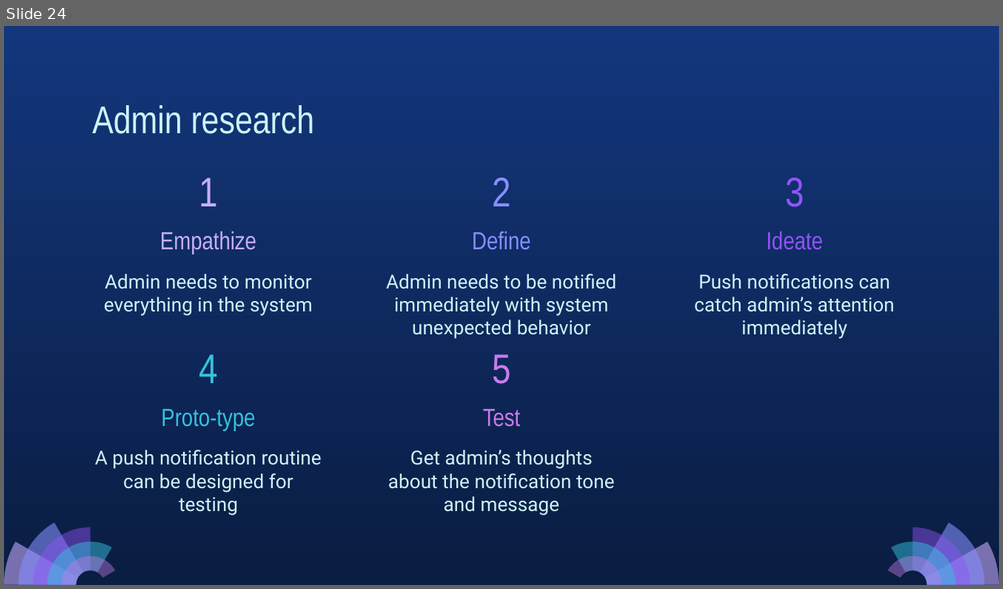
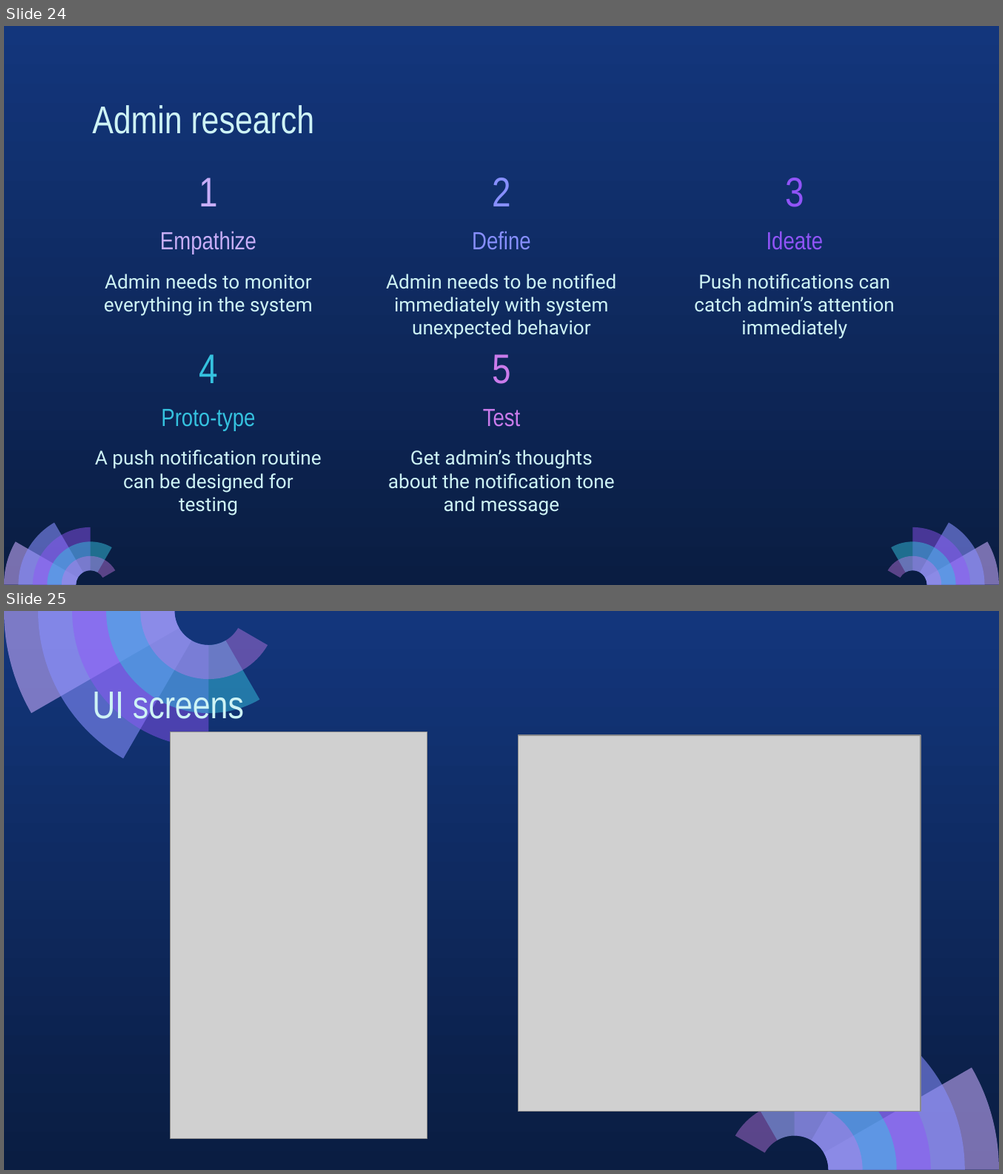
Before and after one commit to Abdullahaml1/cse608-assignments, a slide deck: Assignment_2/Assignment_2_presentation.pptx. Shown one above the other, each under a label of ours: slide 24 before the commit, slides 24 and 25 after it. The pictures are 1003x589 and 1003x1174 pixels, drawn with LibreOffice and Linux fonts; fonts in the diff are those of the drawing; grey boxes stand for pictures. Boxes give left, top, right and bottom in pixels: in the first picture for what was removed or moved away, otherwise in the second. Text is boxed around its words. In the diff, an @@ line names an element or a change of style, - is before the commit and + after.

```diff
--- a/Assignment_2/Assignment_2_presentation.pptx
+++ b/Assignment_2/Assignment_2_presentation.pptx
@@ slide 25 added at bbox=[4, 611, 999, 1170], background gradient #13367C to #0A1D42 @@
@@ group added at bbox=[4, 611, 267, 758]: 5 freeform shapes @@
@@ title added at bbox=[92, 692, 244, 726], 28 pt, text #CEF3F5 @@
+UI screens
@@ picture added at bbox=[170, 732, 427, 1139] @@
@@ picture added at bbox=[518, 735, 920, 1111] @@
@@ group added at bbox=[735, 1022, 999, 1170]: 5 freeform shapes @@
```
Also in this commit, not shown: 1 other slide added, 1 slide removed, 1 other file.
